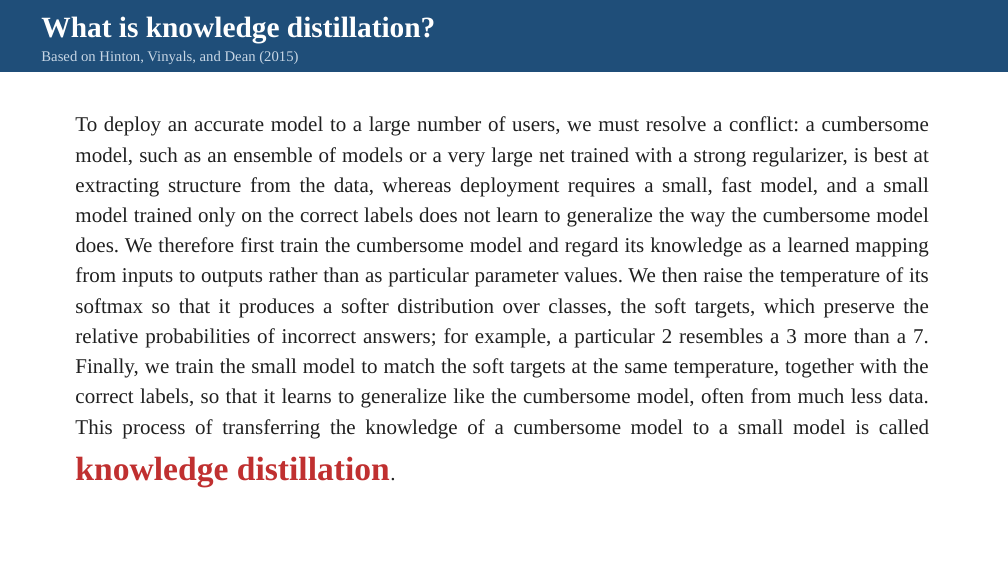
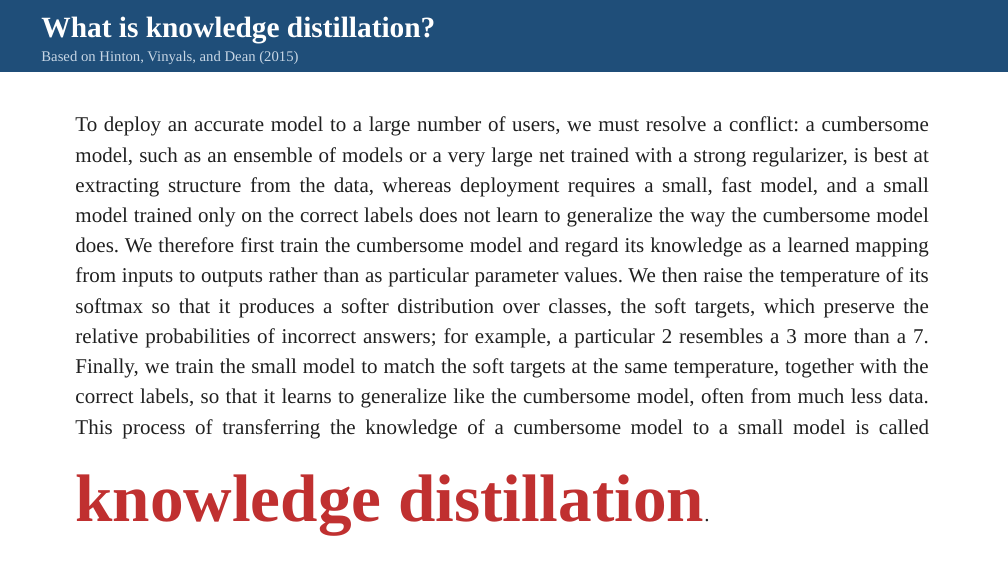
Before and after one commit to pychang-ai/115-1_DLMA, a slide deck: slide 2 of topics/knowledge-distillation/Knowledge_Distillation_slides_EN.pptx. Drawn at 1008x567 pixels with LibreOffice and Linux fonts; fonts in the diff are those of the drawing. Boxes give left, top, right and bottom in pixels: in the first picture for what was removed or moved away, otherwise in the second. Text is boxed around its words. In the diff, an @@ line names an element or a change of style, - is before the commit and + after.

```diff
--- a/topics/knowledge-distillation/Knowledge_Distillation_slides_EN.pptx
+++ b/topics/knowledge-distillation/Knowledge_Distillation_slides_EN.pptx
@@ text "To deploy an accurate model ..." at box(75, 116, 929, 534): size 32 to 64 pt in "knowledge distillation." @@
```
Also in this commit, not shown: 4 other slides changed, 1 slide added, 1 other file.
